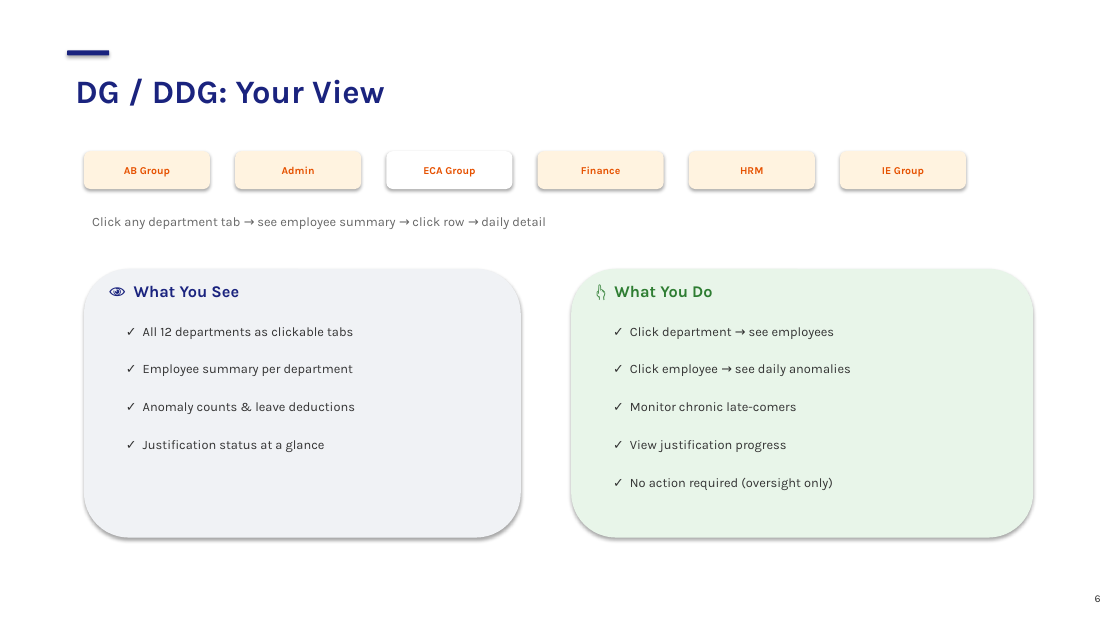
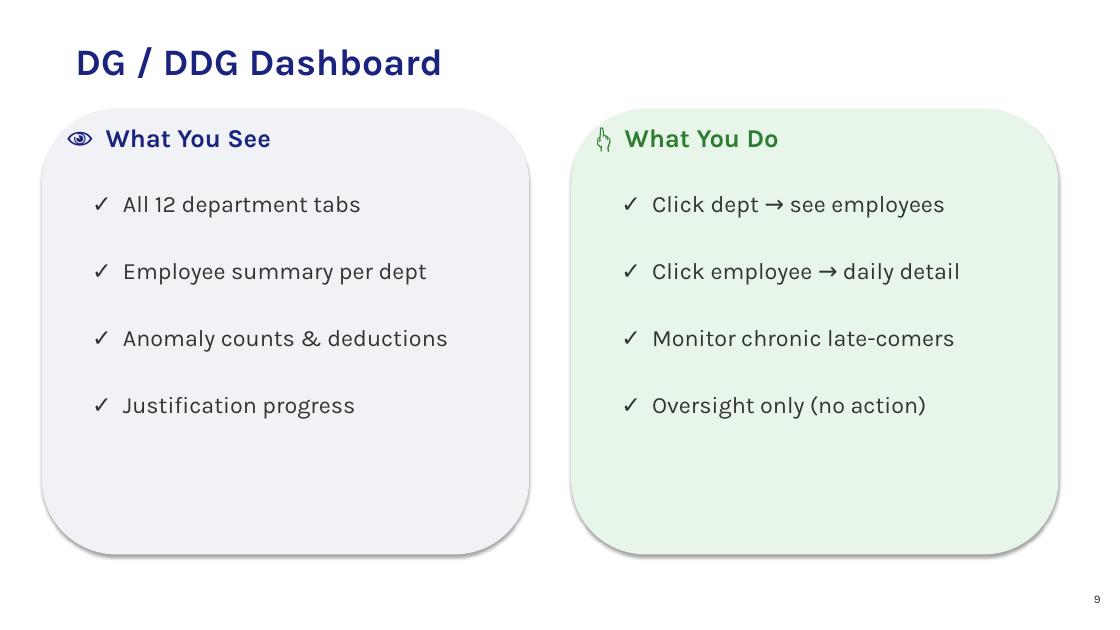
Before and after one commit to VijayGPT2023/Biometric-attendance, a slide deck: slide 9 of docs/NPC_Biometric_v2.pptx (slide 8 before the commit). Drawn at 1120x630 pixels with LibreOffice and Linux fonts; fonts in the diff are those of the drawing. Boxes give left, top, right and bottom in pixels: in the first picture for what was removed or moved away, otherwise in the second. Text is boxed around its words. In the diff, an @@ line names an element or a change of style, - is before the commit and + after.

```diff
--- a/docs/NPC_Biometric_v2.pptx
+++ b/docs/NPC_Biometric_v2.pptx
@@ rounded rectangle removed at <box>67,50,109,55</box> @@
@@ text at <box>75,49,443,76</box>: text changed; size 28 to 32 pt @@
-DG / DDG: Your View
+DG / DDG Dashboard
@@ rounded rectangle: place and size @@
-rounded rectangle at <box>84,269,521,538</box>
+rounded rectangle at <box>42,109,529,555</box>
@@ text "👁️ What You See": place and size @@
-text "👁️ What You See" at <box>134,285,239,297</box>
+text "👁️ What You See" at <box>106,129,270,148</box>
@@ text "👁️ What You See" at <box>106,129,270,148</box>: size 14 to 22 pt; more space between paragraphs @@
@@ rounded rectangle: place and size @@
-rounded rectangle at <box>571,269,1033,538</box>
+rounded rectangle at <box>571,109,1059,555</box>
@@ text "👆 What You Do" at <box>625,129,779,148</box>: size 14 to 22 pt; more space between paragraphs @@
@@ text "👆 What You Do": place and size @@
-text "👆 What You Do" at <box>614,286,712,297</box>
+text "👆 What You Do" at <box>625,129,779,148</box>
@@ rounded rectangle removed at <box>84,151,210,189</box> @@
-AB Group
@@ rounded rectangle removed at <box>235,151,361,189</box> @@
-Admin
@@ rounded rectangle removed at <box>386,151,513,189</box> @@
-ECA Group
@@ rounded rectangle removed at <box>538,151,664,189</box> @@
-Finance
@@ rounded rectangle removed at <box>689,151,815,189</box> @@
-HRM
@@ rounded rectangle removed at <box>840,151,966,189</box> @@
-IE Group
@@ text at <box>123,196,361,217</box>: text changed; size 11 to 20 pt @@
-✓ All 12 departments as clickable tabs
+✓ All 12 department tabs
@@ text at <box>652,196,945,217</box>: text changed; size 11 to 20 pt @@
-✓ Click department → see employees
+✓ Click dept → see employees
@@ text removed at <box>92,217,546,229</box> @@
-Click any department tab → see employee summary → click row → daily detail
@@ text at <box>123,263,427,284</box>: text changed; size 11 to 20 pt @@
-✓ Employee summary per department
+✓ Employee summary per dept
@@ text at <box>652,263,961,284</box>: text changed; size 11 to 20 pt @@
-✓ Click employee → see daily anomalies
+✓ Click employee → daily detail
@@ text "✓ Monitor chronic late-comers": place and size @@
-text "✓ Monitor chronic late-comers" at <box>630,402,796,411</box>
+text "✓ Monitor chronic late-comers" at <box>652,330,955,347</box>
@@ text "✓ Monitor chronic late-comers" at <box>652,330,955,347</box>: size 11 to 20 pt; more space between paragraphs @@
@@ text at <box>123,330,448,352</box>: text changed; size 11 to 20 pt @@
-✓ Anomaly counts & leave deductions
+✓ Anomaly counts & deductions
@@ text at <box>123,397,355,419</box>: text changed; size 11 to 20 pt @@
-✓ View justification progress
+✓ Justification progress
@@ text at <box>652,396,927,419</box>: text changed; size 11 to 20 pt @@
-✓ No action required (oversight only)
+✓ Oversight only (no action)
@@ text removed at <box>143,440,325,452</box> @@
-✓ Justification status at a glance
```
Also in this commit, not shown: 12 other slides changed, 5 slides added, 5 slides removed, 1 other file.
